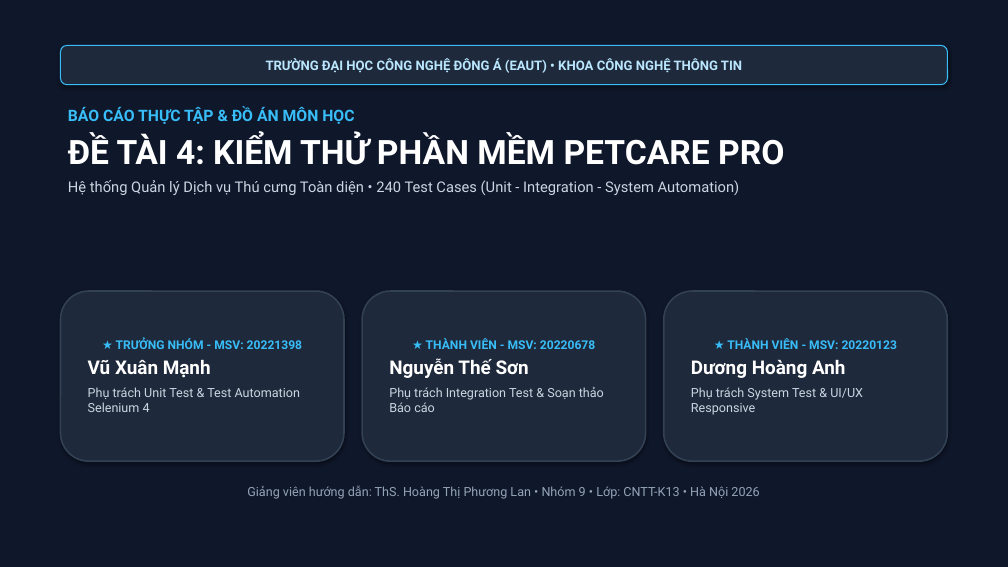
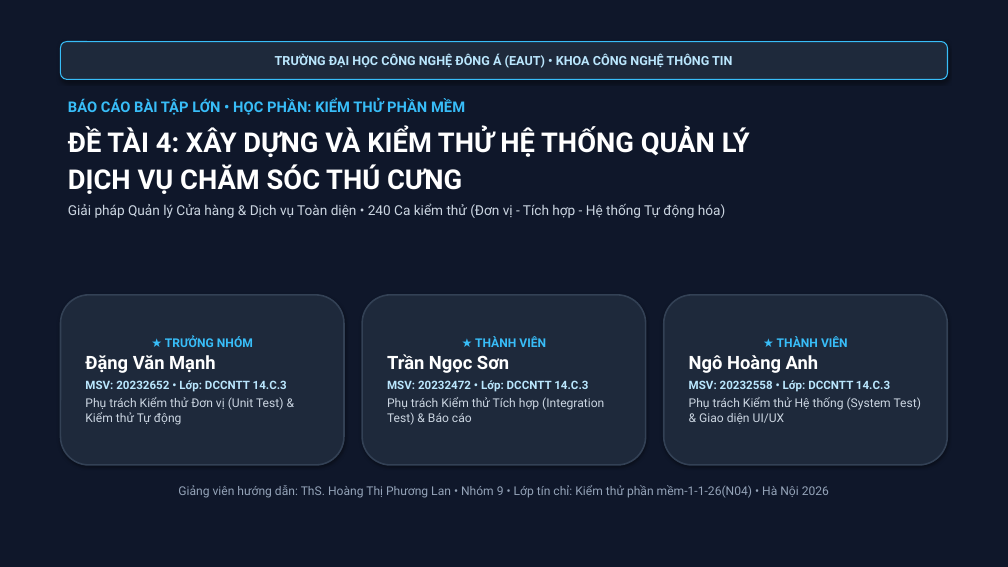
Before and after one commit to xuanmanh398/KiemThuPhanMem, a slide deck: slide 1 of BaoCao/Slide_BaoCao_DeTai4_Nhom9.pptx. Drawn at 1008x567 pixels with LibreOffice and Linux fonts; fonts in the diff are those of the drawing. Boxes give left, top, right and bottom in pixels: in the first picture for what was removed or moved away, otherwise in the second. Text is boxed around its words. In the diff, an @@ line names an element or a change of style, - is before the commit and + after.

```diff
--- a/BaoCao/Slide_BaoCao_DeTai4_Nhom9.pptx
+++ b/BaoCao/Slide_BaoCao_DeTai4_Nhom9.pptx
@@ rounded rectangle "TRƯỜNG ĐẠI HỌC CÔNG NGHỆ ...": place and size @@
-rounded rectangle "TRƯỜNG ĐẠI HỌC CÔNG NGHỆ ..." at <box>60,45,948,85</box>
+rounded rectangle "TRƯỜNG ĐẠI HỌC CÔNG NGHỆ ..." at <box>60,42,948,79</box>
@@ rounded rectangle "TRƯỜNG ĐẠI HỌC CÔNG NGHỆ ..." at <box>60,42,948,79</box>: size 12.5 to 12 pt @@
@@ text at <box>68,98,750,218</box>: text changed; size 14 to 13 pt; bold on @@
-BÁO CÁO THỰC TẬP & ĐỒ ÁN MÔN HỌC
-ĐỀ TÀI 4: KIỂM THỬ PHẦN MỀM PETCARE PRO
-Hệ thống Quản lý Dịch vụ Thú cưng Toàn diện • 240 Test Cases (Unit - Integration - System Automation)
+BÁO CÁO BÀI TẬP LỚN • HỌC PHẦN: KIỂM THỬ PHẦN MỀM
+ĐỀ TÀI 4: XÂY DỰNG VÀ KIỂM THỬ HỆ THỐNG QUẢN LÝ
+DỊCH VỤ CHĂM SÓC THÚ CƯNG
+Giải pháp Quản lý Cửa hàng & Dịch vụ Toàn diện • 240 Ca kiểm thử (Đơn vị - Tích hợp - Hệ thống Tự động hóa)
@@ 3 rounded rectangles: place and size @@
-3 rounded rectangles at <box>60,291,948,461</box>
+3 rounded rectangles at <box>60,295,948,465</box>
@@ text in rounded rectangle at <box>85,335,287,425</box>: text changed; size 12 to 11.5 pt; bold on @@
-★ TRƯỞNG NHÓM - MSV: 20221398
-Vũ Xuân Mạnh
-Phụ trách Unit Test & Test Automation Selenium 4
+★ TRƯỞNG NHÓM
+Đặng Văn Mạnh
+MSV: 20232652 • Lớp: DCCNTT 14.C.3
+Phụ trách Kiểm thử Đơn vị (Unit Test) & Kiểm thử Tự động
@@ text in rounded rectangle at <box>387,336,604,425</box>: text changed; size 12 to 11.5 pt; bold on @@
-★ THÀNH VIÊN - MSV: 20220678
-Nguyễn Thế Sơn
-Phụ trách Integration Test & Soạn thảo Báo cáo
+★ THÀNH VIÊN
+Trần Ngọc Sơn
+MSV: 20232472 • Lớp: DCCNTT 14.C.3
+Phụ trách Kiểm thử Tích hợp (Integration Test) & Báo cáo
@@ text in rounded rectangle at <box>689,336,921,424</box>: text changed; size 12 to 11.5 pt @@
-★ THÀNH VIÊN - MSV: 20220123
-Dương Hoàng Anh
-Phụ trách System Test & UI/UX Responsive
+★ THÀNH VIÊN
+Ngô Hoàng Anh
+MSV: 20232558 • Lớp: DCCNTT 14.C.3
+Phụ trách Kiểm thử Hệ thống (System Test) & Giao diện UI/UX
@@ text at <box>178,485,829,498</box>: text changed; size 12 to 11.5 pt @@
-Giảng viên hướng dẫn: ThS. Hoàng Thị Phương Lan • Nhóm 9 • Lớp: CNTT-K13 • Hà Nội 2026
+Giảng viên hướng dẫn: ThS. Hoàng Thị Phương Lan • Nhóm 9 • Lớp tín chỉ: Kiểm thử phần mềm-1-1-26(N04) • Hà Nội 2026
```
Also in this commit, not shown: 11 other slides changed.
